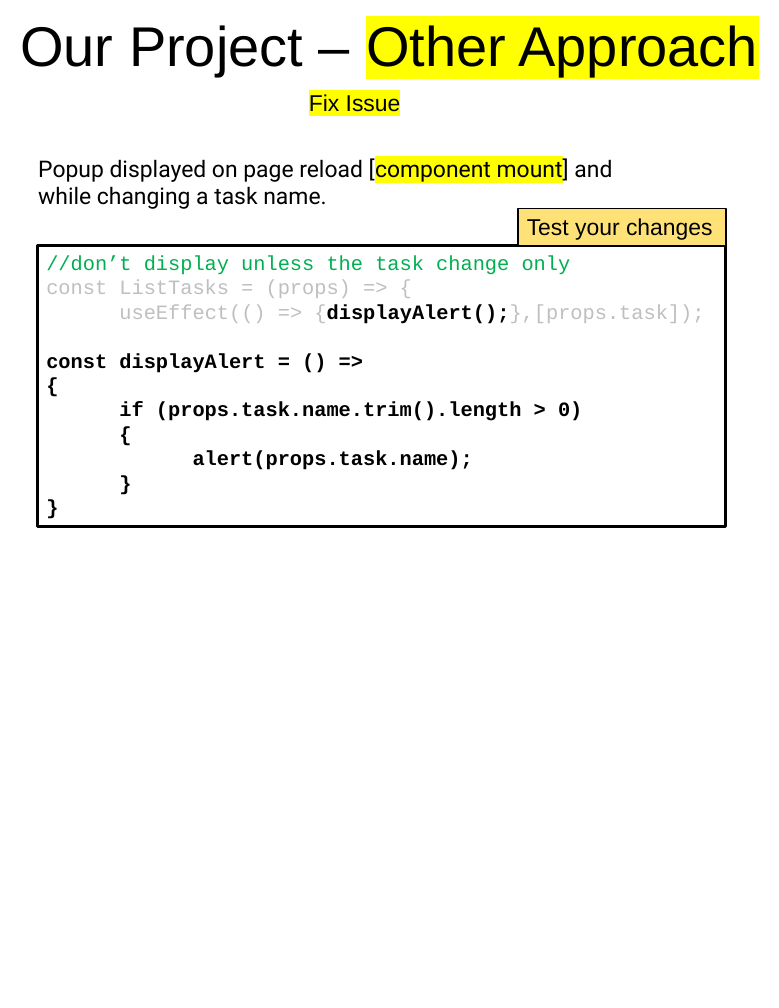
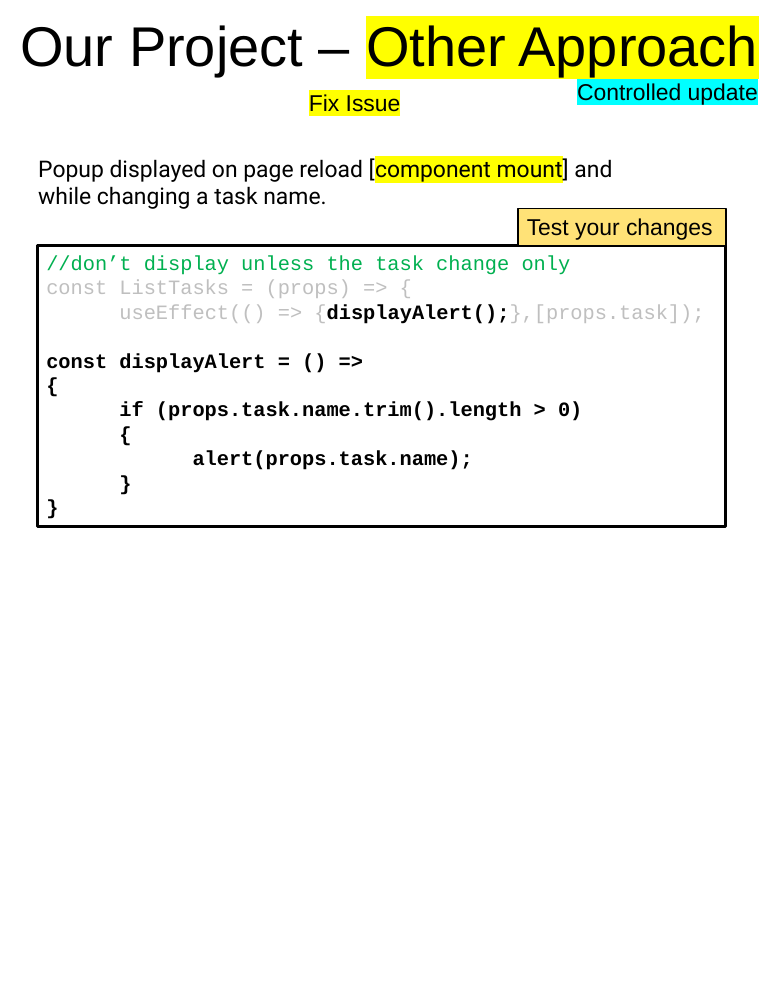
Before and after one commit to scorpion0511/mytracker, a slide deck: slide 52 of doc/React.pptx (slide 51 before the commit). Drawn at 779x1008 pixels with LibreOffice and Linux fonts; fonts in the diff are those of the drawing. Boxes give left, top, right and bottom in pixels: in the first picture for what was removed or moved away, otherwise in the second. Text is boxed around its words. In the diff, an @@ line names an element or a change of style, - is before the commit and + after.

```diff
--- a/doc/React.pptx
+++ b/doc/React.pptx
@@ text added at (577, 83, 758, 105), 18 pt, text #000000 @@
+Controlled update
```
Also in this commit, not shown: 10 other slides changed, 1 slide added.
